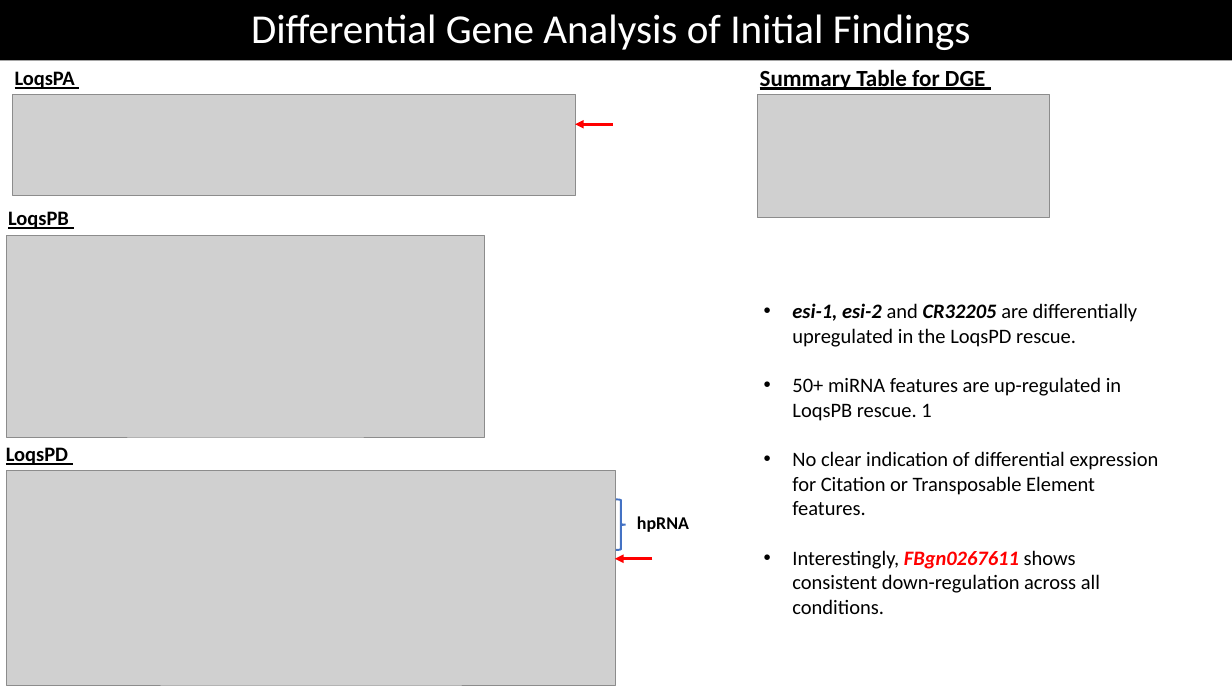
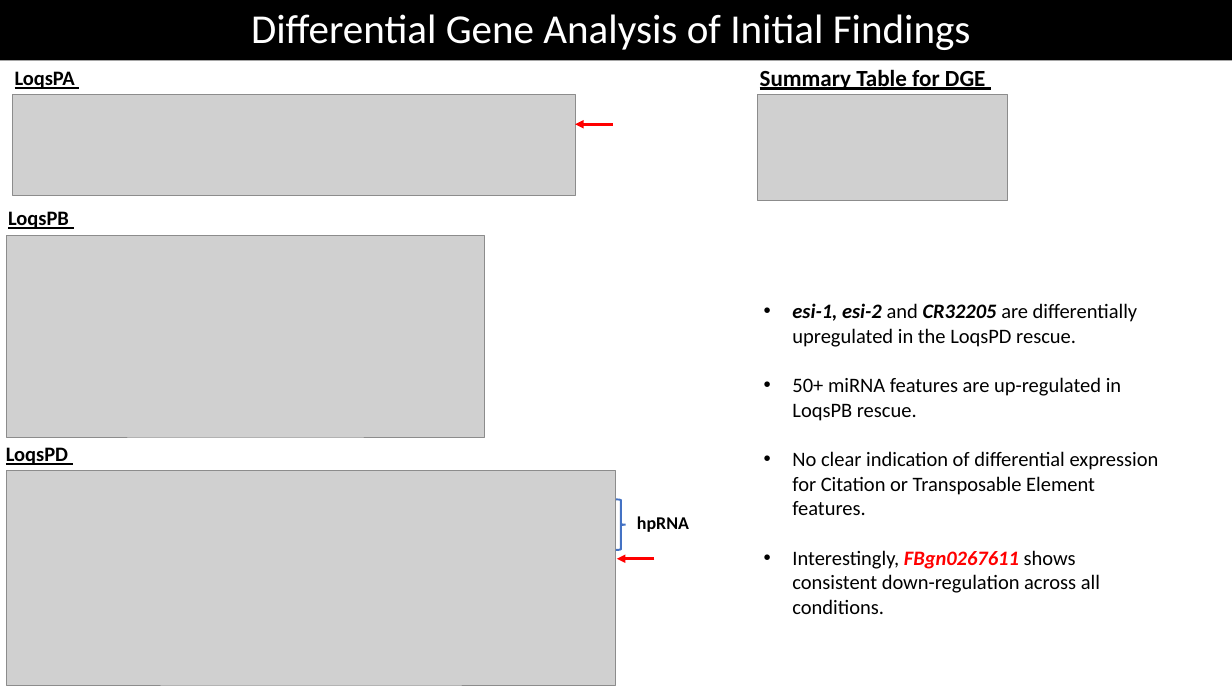
Before and after one commit to jinweelee/notebooks, a slide deck: slide 5 of recent_papers/presentation/Small RNA-seq Analysis of.pptm. Drawn at 1232x693 pixels with LibreOffice and Linux fonts; fonts in the diff are those of the drawing; grey boxes stand for pictures. Boxes give left, top, right and bottom in pixels: in the first picture for what was removed or moved away, otherwise in the second. Text is boxed around its words. In the diff, an @@ line names an element or a change of style, - is before the commit and + after.

```diff
--- a/recent_papers/presentation/Small RNA-seq Analysis of.pptm
+++ b/recent_papers/presentation/Small RNA-seq Analysis of.pptm
@@ picture: place and size @@
-picture at [758,94,1050,217]
+picture at [758,94,1008,200]
@@ text at [792,377,1121,421]: text changed @@
-• 50+ miRNA features are up-regulated in LoqsPB rescue. 1
+• 50+ miRNA features are up-regulated in LoqsPB rescue.
```
Also in this commit, not shown: 10 other slides changed, 2 slides added, 2 slides removed, 1 other file.
